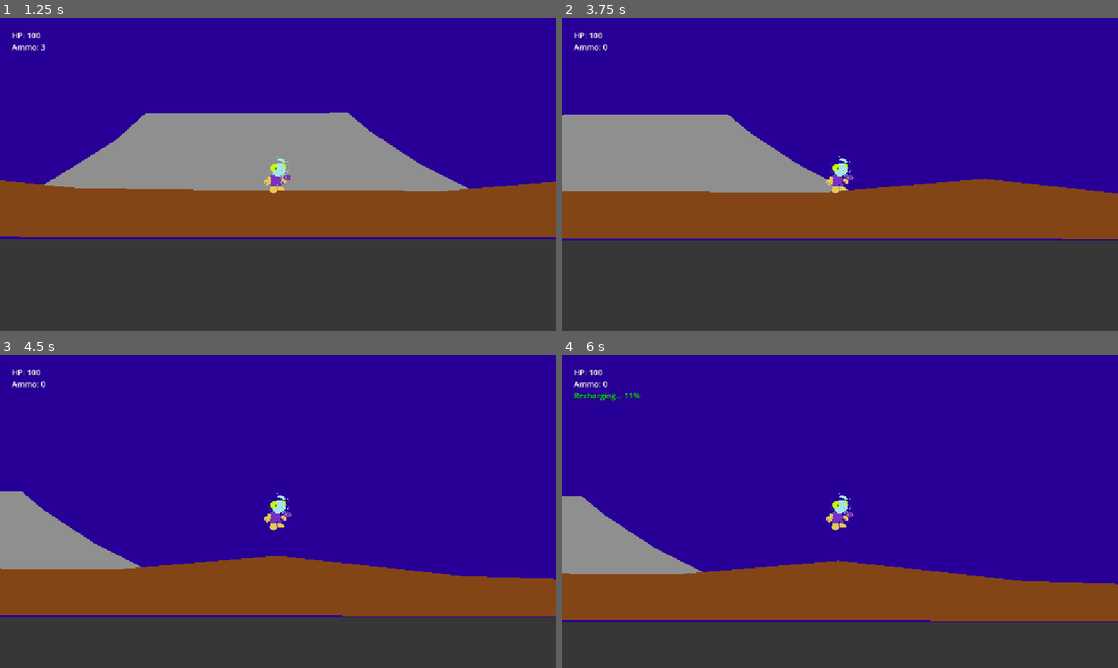
Above: before the commit, frames 1-4 (two rows, left to right).
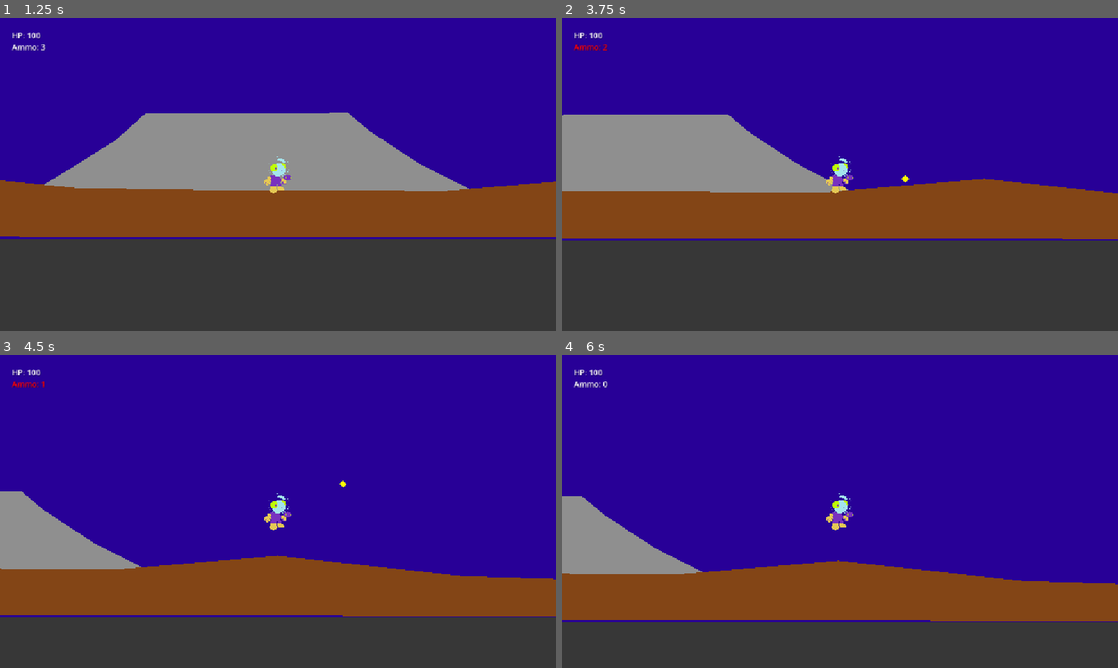
Above: after the commit, the same moments.

Repository: kv-mod3/FightClub-SpacePirates
Game: Godot game, scene res://levels/title_menu.tscn
Two runs of this game, one before a commit and one after it. Both use one fixed random seed, a clock stepped at 60 frames per second and the inputs below.
Inputs:
- Up to frame 1 (1.25 s): click "Start Game" at 0.5 s
- Up to frame 2 (3.75 s): tap Enter (shoot) at 1.25, 1.35, 2.1, 2.85, 3.6 s; hold D (right) 1.28-2.78 s; tap Space (jump) at 1.52, 2.27 s; hold A (left) 2.78-3.53 s; hold D (right) from 3.53 s (still down)
- Up to frame 3 (4.5 s): keep holding D (right); tap Space (jump) at 3.77 s; tap Enter (shoot) at 4.35 s
- Up to frame 4 (6 s): tap Space (jump) at 4.52, 5.27 s; release D (right) at 5.03 s; hold A (left) 5.03-5.78 s; tap Enter (shoot) at 5.1, 5.85 s; hold D (right) from 5.78 s (still down)

Frame 1 is identical in both runs. In frame 2, 0.1% of the frame differs, in the area x 2-63%, y 8-53%; in frame 3, less than 0.1%; in frame 4, 0.2%, in the area x 2-15%, y 12-15%.

Commit message:
Level 1 additions, increased player ammo + recharge
+ Added a few checkpoints to Level 1 as an example. Did not finish adding them all.
+ Increased Player max ammo count from 3 to 6, now recharges 3 shots (up from 1)

Diff:
--- a/project-space-pirates/global_scripts/player_variables.gd
+++ b/project-space-pirates/global_scripts/player_variables.gd
@@ -6,8 +6,8 @@
 
 var health: float = 100:
 	set(new_value):
-		health = clamp(new_value, MIN_HEALTH, MAX_HEALTH) # Clamps the health between the set range.
+		health = clampf(new_value, MIN_HEALTH, MAX_HEALTH) # Clamps the health between the set range.
 
-var ammo: int = 3
+var ammo: int = 6
 var is_reloading: bool = false
 var reloading_progress: float = 0
--- a/project-space-pirates/levels/level_1.tscn
+++ b/project-space-pirates/levels/level_1.tscn
@@ -1,10 +1,11 @@
-[gd_scene load_steps=6 format=3 uid="uid://dubu7ix63wqvm"]
+[gd_scene load_steps=7 format=3 uid="uid://dubu7ix63wqvm"]
 
 [ext_resource type="PackedScene" uid="uid://dej7s7gmiss13" path="res://objects/pickup_items/health_item.tscn" id="1_kx6l7"]
 [ext_resource type="PackedScene" uid="uid://bvstcalgkhvp6" path="res://objects/level_objects/door.tscn" id="2_n46q3"]
 [ext_resource type="PackedScene" uid="uid://c1vwxu07abuus" path="res://objects/player/PlayerPlatformer/player_platformer.tscn" id="3_btoec"]
 [ext_resource type="PackedScene" uid="uid://dkc7n6xag5por" path="res://objects/enemies/PirateEnemy/pirate_enemy.tscn" id="4_gwceb"]
 [ext_resource type="PackedScene" uid="uid://bacqw7l3u02n6" path="res://objects/level_objects/platform.tscn" id="5_n46q3"]
+[ext_resource type="PackedScene" uid="uid://dc87e8bajv67w" path="res://objects/level_objects/checkpoint_area.tscn" id="6_btoec"]
 
 [node name="Level 1" type="Node2D"]
 
@@ -331,3 +332,16 @@
 position = Vector2(0, 10)
 color = Color(0.631373, 0.176471, 0.0823529, 1)
 polygon = PackedVector2Array(3271, 3792, 4065, 3798, 4063, 3842, 3271, 3829)
+
+[node name="Checkpoints" type="Node" parent="."]
+
+[node name="CheckpointArea" parent="Checkpoints" instance=ExtResource("6_btoec")]
+position = Vector2(3520, 1008)
+
+[node name="CollisionShape2D" parent="Checkpoints/CheckpointArea" index="0"]
+position = Vector2(0, -44)
+
+[node name="CheckpointArea2" parent="Checkpoints" instance=ExtResource("6_btoec")]
+position = Vector2(400, 1064)
+
+[editable path="Checkpoints/CheckpointArea"]
--- a/project-space-pirates/objects/player/PlayerPlatformer/player_platformer.gd
+++ b/project-space-pirates/objects/player/PlayerPlatformer/player_platformer.gd
@@ -52,10 +52,10 @@
 
 	# Ammo reloading state.
 	if PlayerVariables.is_reloading == true:
-		if PlayerVariables.ammo < 3:
+		if PlayerVariables.ammo < 6:
 			$CanvasLayer/ReloadingLabel.visible = true
 			reloading(delta) # Reloads roughly one bullet per second.
-			if PlayerVariables.ammo >= 3:
+			if PlayerVariables.ammo >= 6:
 				# TODO: Uncomment the following line once debug is finished.
 				$CanvasLayer/ReloadingLabel.visible = false
 				PlayerVariables.reloading_progress = 0
@@ -118,7 +118,8 @@
 
 func reloading(delta) -> void:
 	if PlayerVariables.reloading_progress >= 100:
-		PlayerVariables.ammo += 1
+		PlayerVariables.ammo += 3
+		PlayerVariables.ammo = clampi(PlayerVariables.ammo, 0, 6)
 		$CanvasLayer/AmmoLabel.text = "Ammo: %d" % PlayerVariables.ammo
 		green_text_blink($CanvasLayer/AmmoLabel)
 		PlayerVariables.reloading_progress = 0
